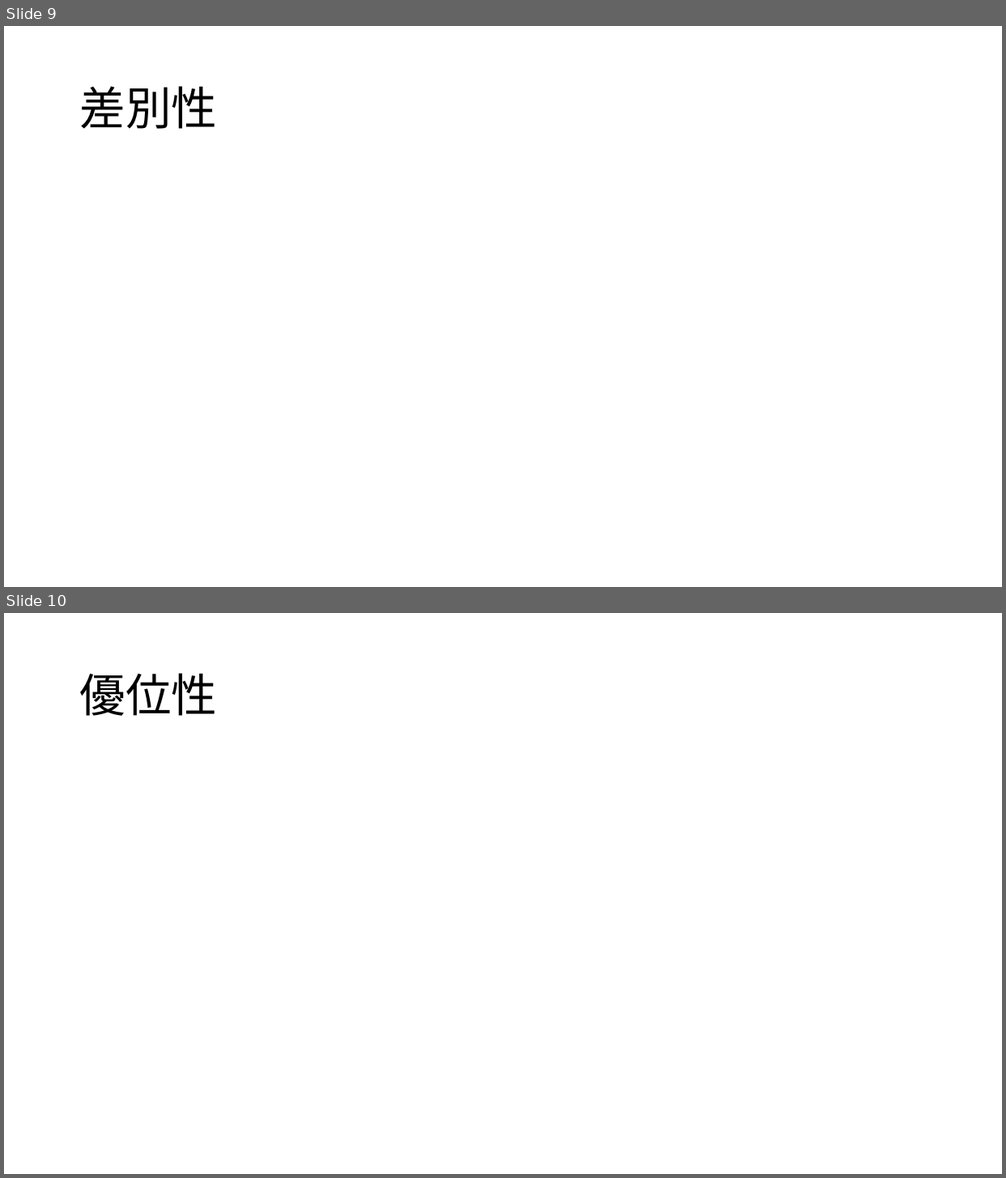
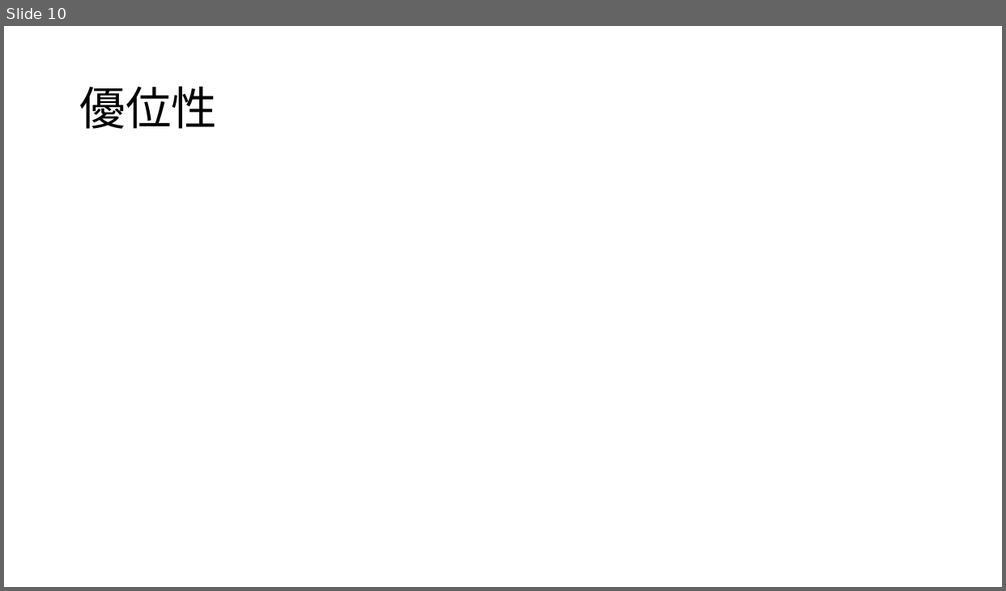
Before and after one commit to yuta6686/MK, a slide deck: DAMAS.pptx. Shown one above the other, each under a label of ours: slides 9 and 10 before the commit, slide 10 after it. The pictures are 1006x1178 and 1006x591 pixels, drawn with LibreOffice and Linux fonts; fonts in the diff are those of the drawing; background and template pictures are left out. Boxes give left, top, right and bottom in pixels: in the first picture for what was removed or moved away, otherwise in the second. Text is boxed around its words. In the diff, an @@ line names an element or a change of style, - is before the commit and + after.

```diff
--- a/DAMAS.pptx
+++ b/DAMAS.pptx
@@ slide 9 removed at (4, 26, 1002, 587), background picture (left out) @@
@@ title removed at (80, 86, 217, 129) @@
-差別性
```
Also in this commit, not shown: 1 slide changed, 1 slide added.
